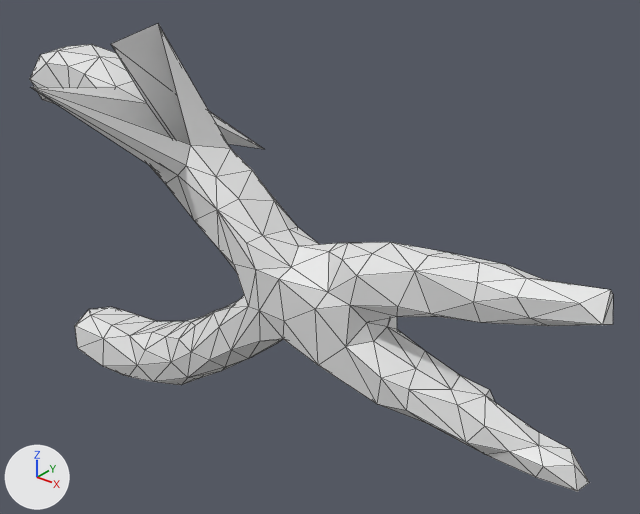
Before and after pictures for a commit that changed the OBJ model mesh_cnn/datasets/random_walks/T366.obj.
One viewpoint serves both versions: a 50 mm camera at (1.306, -1.367, 0.95) aimed at (0.168, 0.056, 0.068). The axes (+X, +Y, +Z) are drawn at lower left. The lights are the same throughout. Mesh edges are drawn as thin lines. Where no turn or scale is listed for an object, it has been applied to the vertices.

The first picture shows 'T366'.
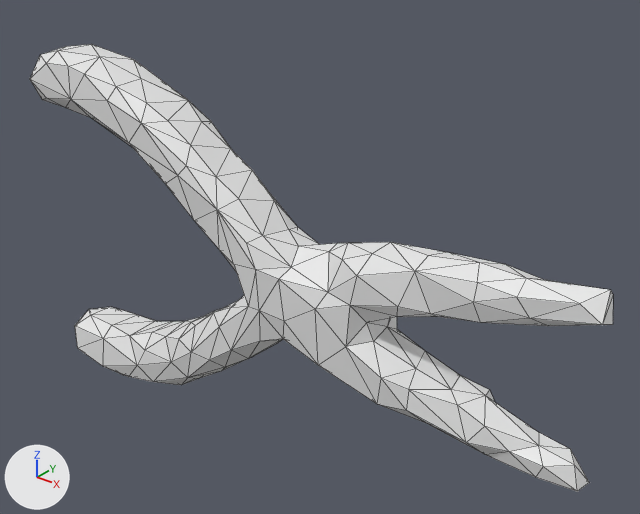
Changed parts and their boxes (x1, y1, x2, y2) in the pictures (640 x 514 px; the box of a moved part takes in the faces that stretch with it):
```json
{"object": "T366", "change": "reshaped", "before": [30, 23, 613, 492], "after": [30, 44, 613, 492]}
{"part": 1, "of": "me_t366", "change": "moved or reshaped", "before": [31, 23, 263, 175], "after": [107, 60, 230, 175]}
```

Edits to the scene script, one JSON object a line:
```json
{"block": "me_t366", "where": "me_t366.from_pydata(...)  # 252 vertices, 500 faces; spans x -0.71..0.86, y -0.39..0.32, z -0.47..0.56"}
{"block": "me_t366", "where": "# used by ob_t366; location = (0.0, 0.0, 0.0)"}
{"block": "me_t366", "change": "me_t366 part 1"}
{"op": "set", "path": "me_t366.vertices[182].co", "old": "(-0.2, -0.05, 0.56)", "new": "(-0.16, 0.03, 0.33)", "note": "pixel (158, 23) -> pixel (201, 121)"}
{"op": "set", "path": "me_t366.vertices[188].co", "old": "(-0.21, -0.39, 0.49)", "new": "(-0.25, -0.09, 0.34)", "note": "pixel (30, 87) -> pixel (141, 123)"}
{"op": "set", "path": "me_t366.vertices[192].co", "old": "(-0.2, 0.13, 0.04)", "new": "(-0.2, -0.05, 0.34)", "note": "not seen -> pixel (167, 120)"}
{"op": "set", "path": "me_t366.vertices[195].co", "old": "(-0.27, -0.13, 0.52)", "new": "(-0.23, 0.05, 0.37)", "note": "pixel (110, 44) -> pixel (188, 100)"}
{"op": "set", "path": "me_t366.vertices[197].co", "old": "(-0.24, 0.32, 0.17)", "new": "(-0.26, 0.08, 0.35)", "note": "pixel (264, 149) -> pixel (187, 99)"}
```
